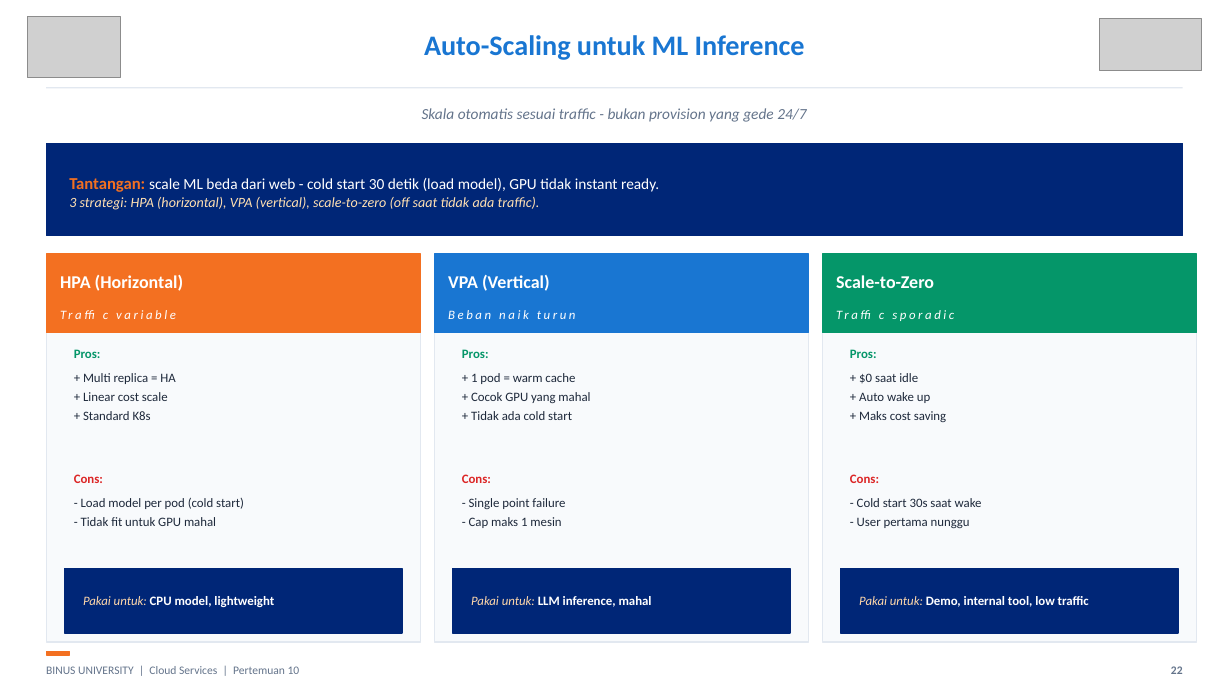
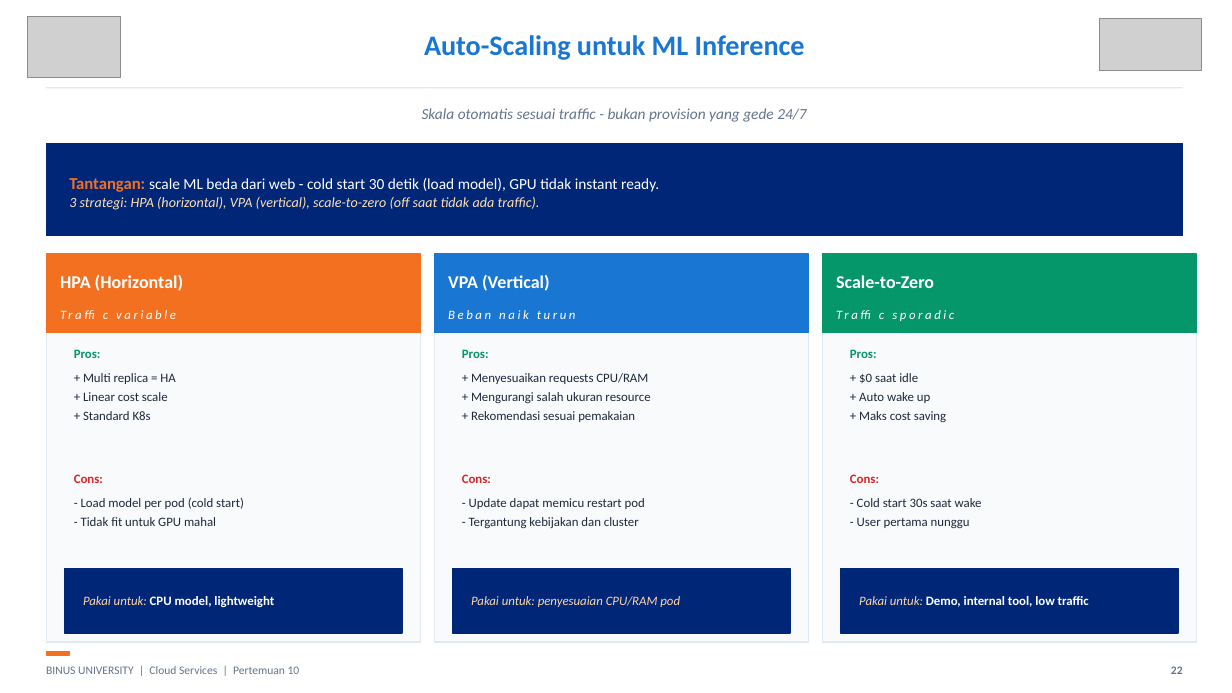
Before and after one commit to SeedFlora/meet10CloudService, a slide deck: slide 22 of slides/Teori_Pertemuan_10.pptx. Drawn at 1232x693 pixels with LibreOffice and Linux fonts; fonts in the diff are those of the drawing; grey boxes stand for pictures. Boxes give left, top, right and bottom in pixels: in the first picture for what was removed or moved away, otherwise in the second. Text is boxed around its words. In the diff, an @@ line names an element or a change of style, - is before the commit and + after.

```diff
--- a/slides/Teori_Pertemuan_10.pptx
+++ b/slides/Teori_Pertemuan_10.pptx
@@ text at [471,373,650,422]: text changed @@
-+ 1 pod = warm cache
-+ Cocok GPU yang mahal
-+ Tidak ada cold start
++ Menyesuaikan requests CPU/RAM
++ Mengurangi salah ukuran resource
++ Rekomendasi sesuai pemakaian
@@ text at [469,498,645,528]: text changed @@
-- Single point failure
-- Cap maks 1 mesin
+- Update dapat memicu restart pod
+- Tergantung kebijakan dan cluster
@@ text at [471,596,680,607]: text changed; text colour #FFFFFF to #FED7AA; bold off; italic on @@
-Pakai untuk: LLM inference, mahal
+Pakai untuk: penyesuaian CPU/RAM pod
```
Also in this commit, not shown: 1 other slide changed, 6 other files.
